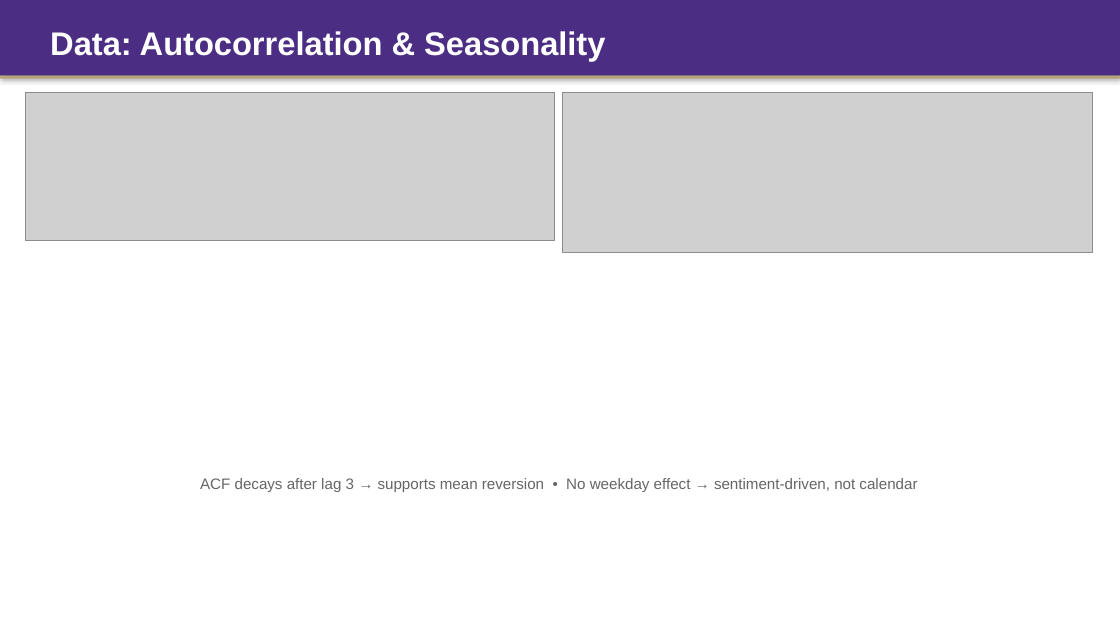
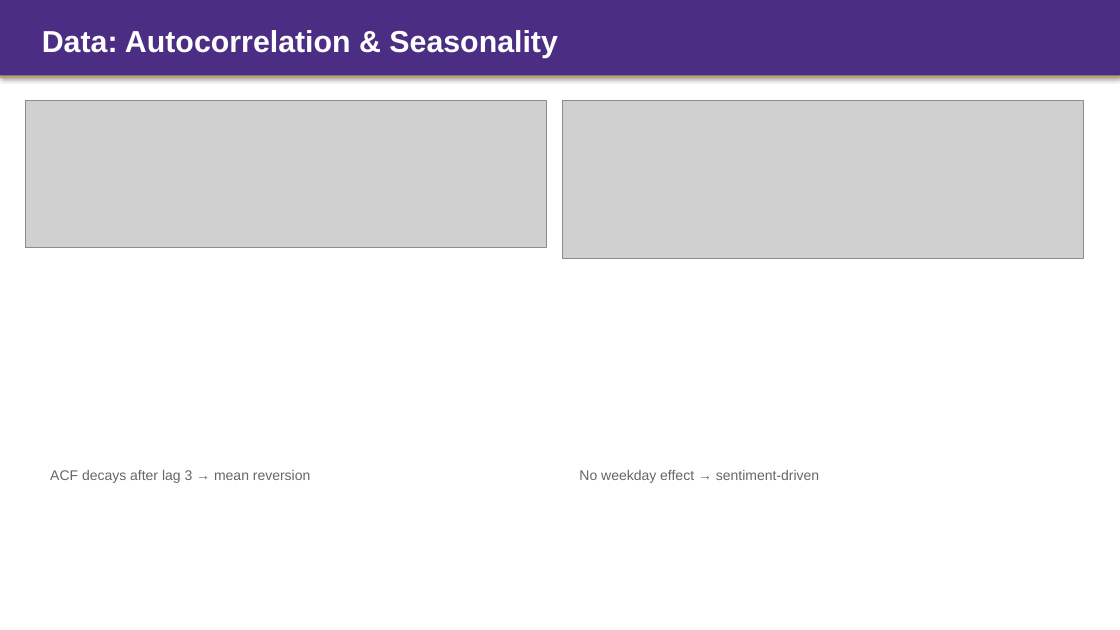
Before and after one commit to Tyche1107/Strategy-project, a slide deck: slide 4 of CFRM522_Presentation.pptx. Drawn at 1120x630 pixels with LibreOffice and Linux fonts; fonts in the diff are those of the drawing; grey boxes stand for pictures. Boxes give left, top, right and bottom in pixels: in the first picture for what was removed or moved away, otherwise in the second. Text is boxed around its words. In the diff, an @@ line names an element or a change of style, - is before the commit and + after.

```diff
--- a/CFRM522_Presentation.pptx
+++ b/CFRM522_Presentation.pptx
@@ text "Data: Autocorrelation & Seasonality": place and size @@
-text "Data: Autocorrelation & Seasonality" at box(50, 31, 605, 61)
+text "Data: Autocorrelation & Seasonality" at box(42, 30, 557, 58)
@@ text "Data: Autocorrelation & Seasonality" at box(42, 30, 557, 58): size 28 to 26 pt @@
@@ picture: place and size @@
-picture at box(25, 92, 555, 241)
+picture at box(25, 101, 546, 247)
@@ picture: place and size @@
-picture at box(563, 92, 1092, 252)
+picture at box(563, 101, 1084, 258)
@@ text at box(50, 470, 310, 483): text changed; size 13 to 12 pt @@
-ACF decays after lag 3 → supports mean reversion • No weekday effect → sentiment-driven, not calendar
+ACF decays after lag 3 → mean reversion
@@ text added at box(579, 470, 819, 483), 12 pt, text #666666 @@
+No weekday effect → sentiment-driven
```
Also in this commit, not shown: 14 other slides changed, 2 other files.
